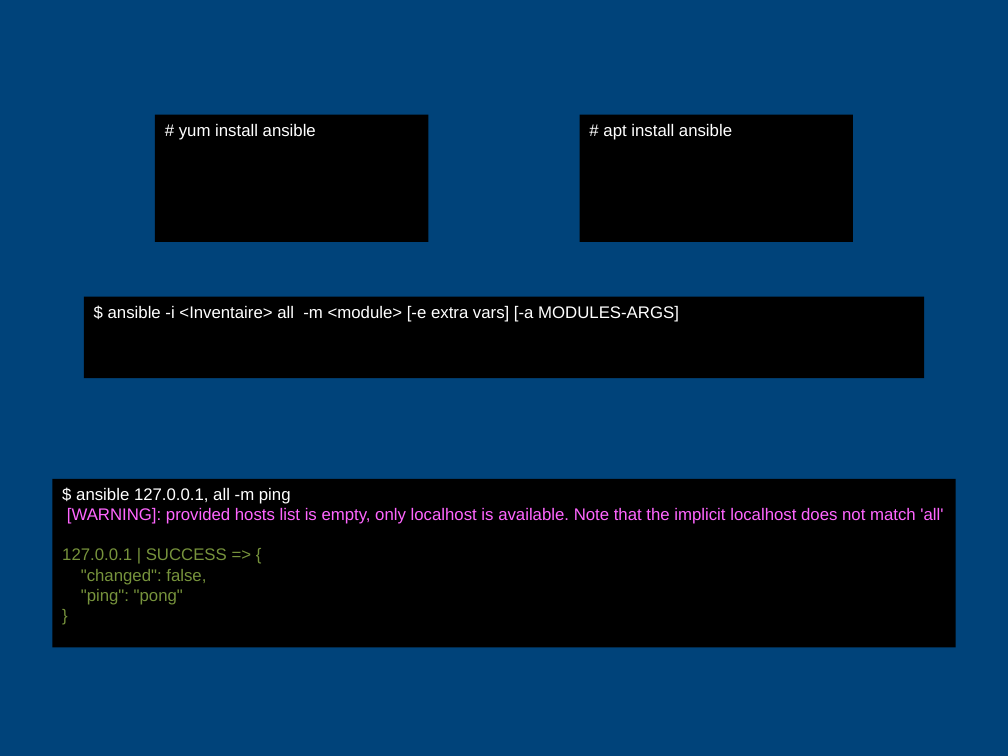
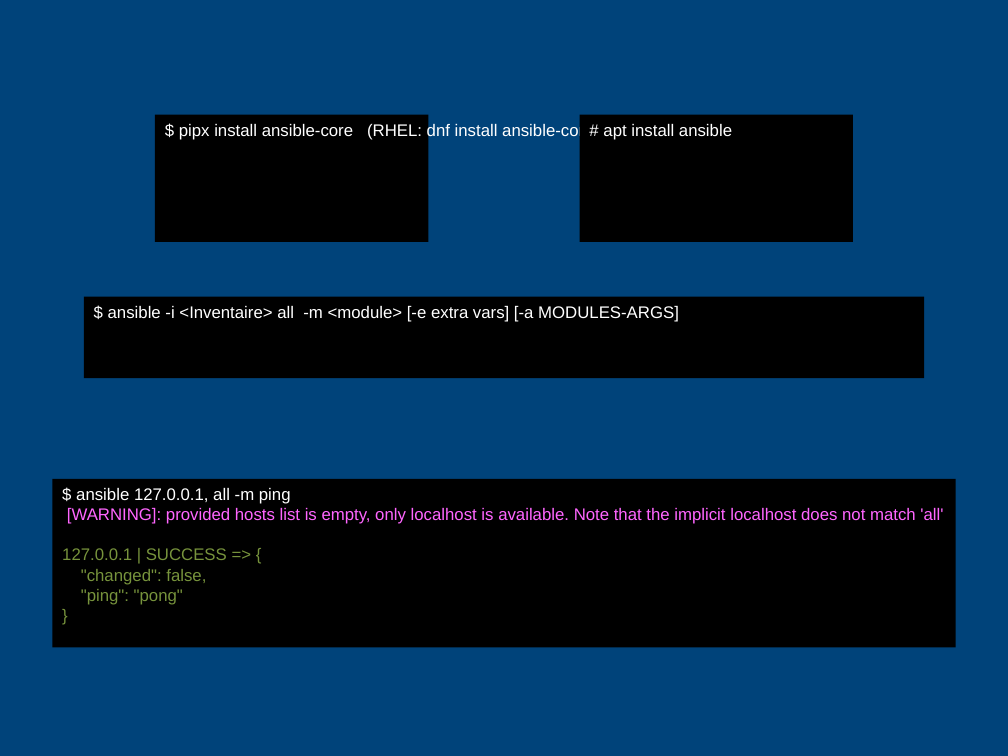
Before and after one commit to CCoupel/ansible-training, a slide deck: slide 11 of Ansible Training.pptx. Drawn at 1008x756 pixels with LibreOffice and Linux fonts; fonts in the diff are those of the drawing; background and template pictures are left out. Boxes give left, top, right and bottom in pixels: in the first picture for what was removed or moved away, otherwise in the second. Text is boxed around its words. In the diff, an @@ line names an element or a change of style, - is before the commit and + after.

```diff
--- a/Ansible Training.pptx
+++ b/Ansible Training.pptx
@@ text in rectangle at box(179, 122, 599, 140): text changed @@
-# yum install ansible
+$ pipx install ansible-core (RHEL: dnf install ansible-core)
```
Also in this commit, not shown: 21 other slides changed.
